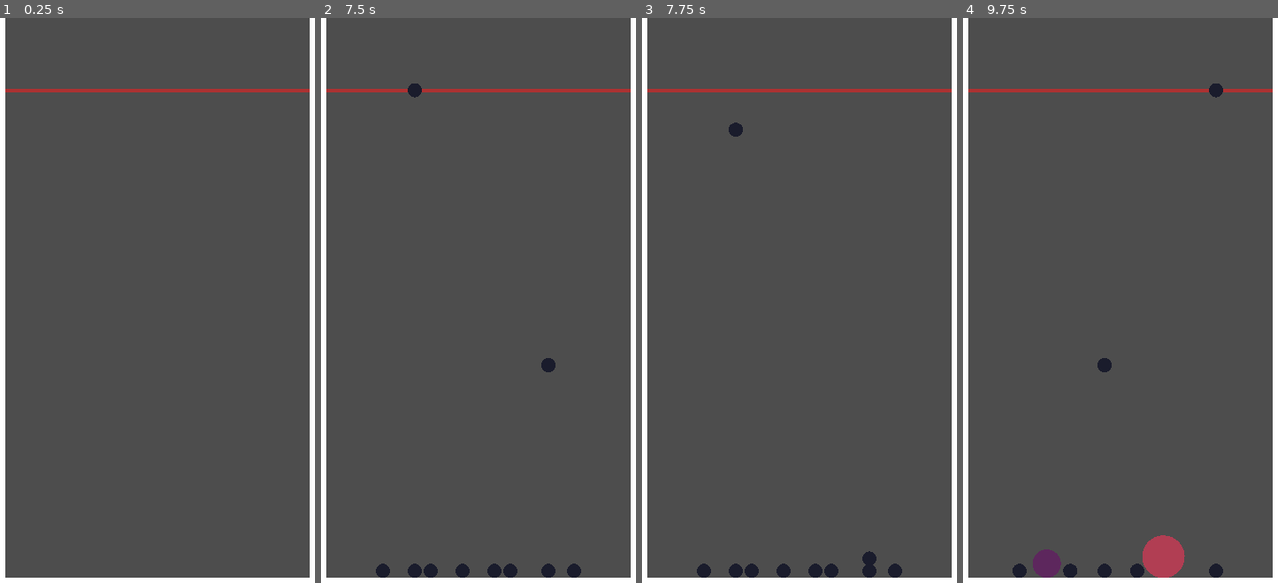
Above: before the commit, frames 1-4 (left to right).
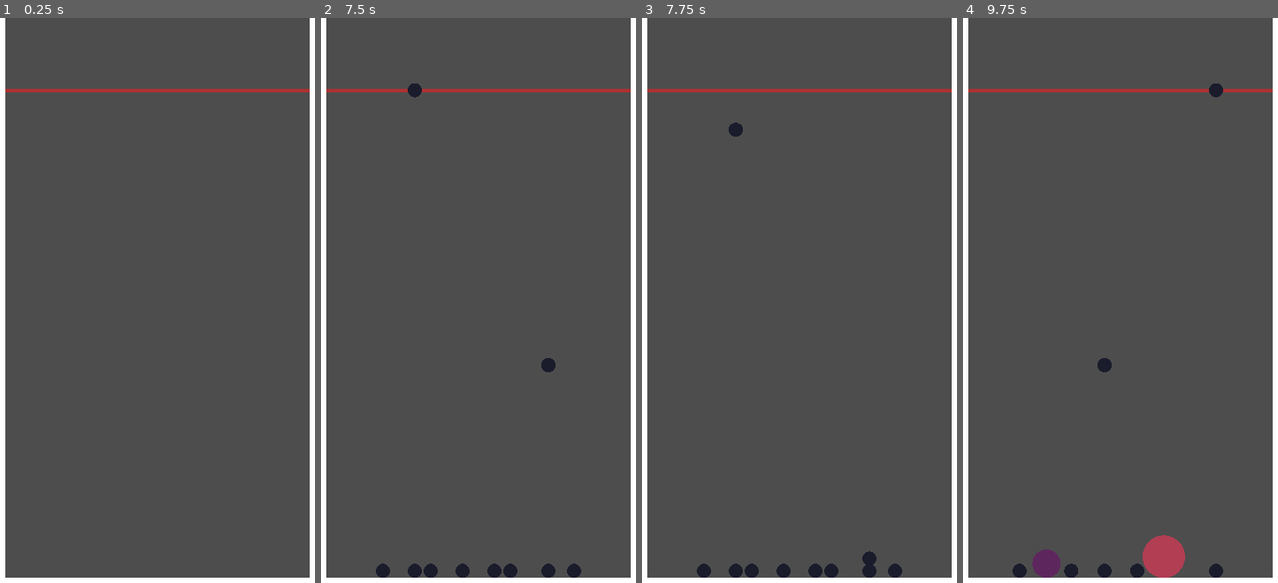
Above: after the commit, the same moments.

Repository: nikohonu/nana-watermelon
Game: Godot game, scene res://scenes/game.tscn
Same seed, same stepped clock (60 frames per second), same inputs: the game is played once before the commit and once after it.
Inputs (mouse positions are in pixels of both pictures, inside the frame that each line leads up to):
- Up to frame 1 (0.25 s): no input
- Up to frame 2 (7.5 s): tap Enter at 0.5 s; move the mouse to (547, 272) at 0.52 s; click (547, 272) at 0.6 s; move the mouse to (415, 328) at 1.27 s; click (415, 328) at 1.35 s; move the mouse to (510, 176) at 2.02 s; click (510, 176) at 2.1 s; move the mouse to (462, 413) at 2.77 s; click (462, 413) at 2.85 s; move the mouse to (573, 385) at 3.52 s; click (573, 385) at 3.6 s; move the mouse to (384, 215) at 4.27 s; click (384, 215) at 4.35 s; move the mouse to (494, 300) at 5.02 s; click (494, 300) at 5.1 s; move the mouse to (431, 159) at 5.77 s; click (431, 159) at 5.85 s; move the mouse to (547, 272) at 6.52 s; click (547, 272) at 6.6 s; move the mouse to (415, 328) at 7.27 s; click (415, 328) at 7.35 s
- Up to frame 3 (7.75 s): no input
- Up to frame 4 (9.75 s): move the mouse to (1152, 176) at 8.02 s; click (1152, 176) at 8.1 s; move the mouse to (1104, 413) at 8.77 s; click (1104, 413) at 8.85 s; move the mouse to (1215, 385) at 9.52 s; click (1215, 385) at 9.6 s

Frames 1-3 are identical in both runs. In frame 4, less than 0.1% of the frame differs, in the area x 15-71%, y 91-100%.

Commit message:
add README.md

Diff:
--- a/scripts/circle.gd
+++ b/scripts/circle.gd
@@ -52,8 +52,7 @@
 func _on_body_entered(body: Node) -> void:
 	if body is Circle:
 		if body.level == self.level and level < MAX_LEVEL:
-			#print(self, " level ", level, " with ", body, " level ", body.level)
 			position = position.lerp(body.position, 0.5)
 			body.free()
-			#body.queue_free()
 			self.level += 1
+			apply_central_impulse(Vector2(randi_range(-5, 5), -5))
Not shown, changed: README.md
